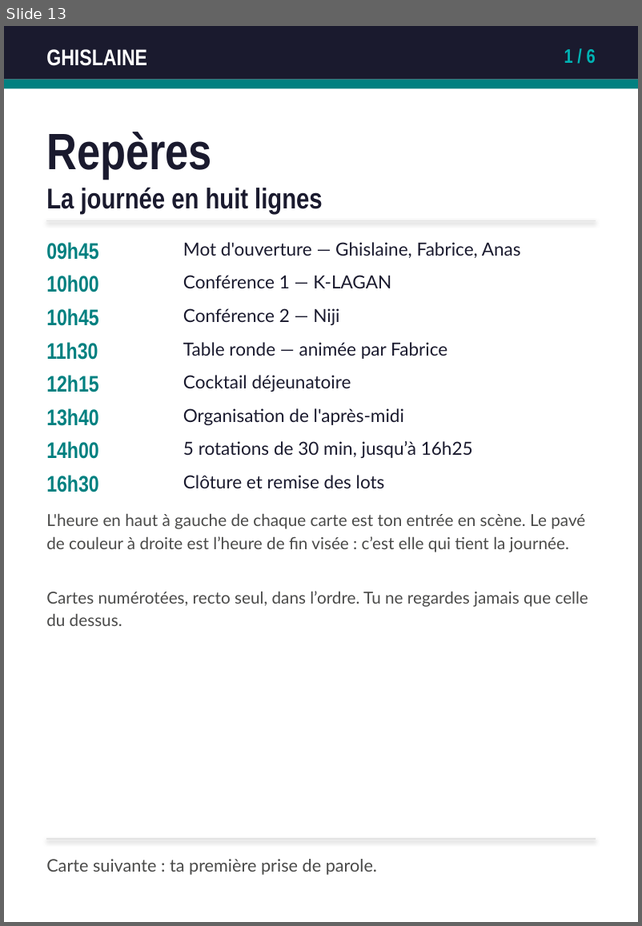
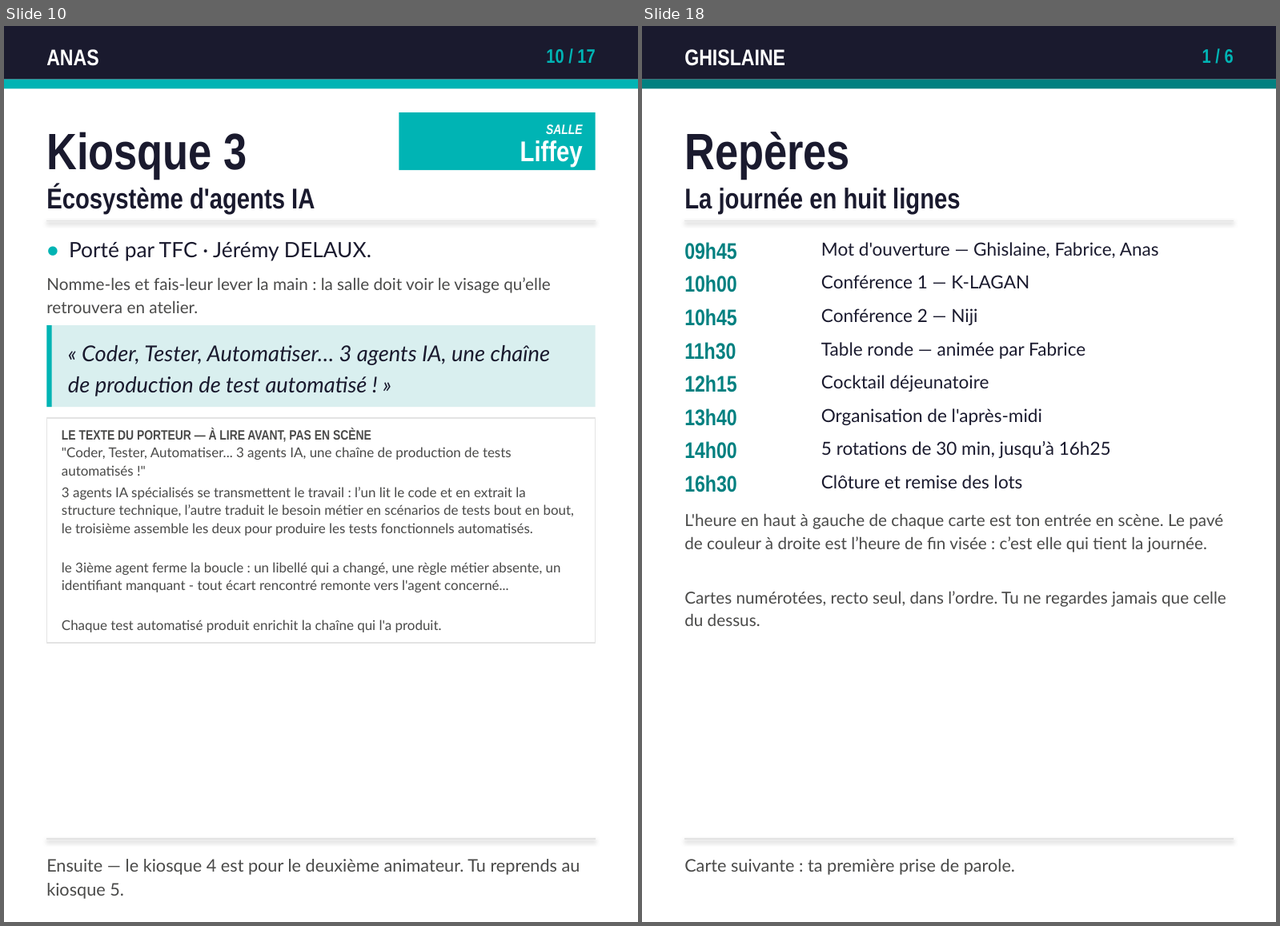
Before and after one commit to caa-jdelaux/info-hub, a slide deck: outils/fiches/fiches-animateurs.pptx. Shown side by side, each under a label of ours: slide 13 before the commit, slides 10 and 18 after it; the slides between them are not shown. The pictures are 642x926 and 1280x926 pixels, drawn with LibreOffice and Linux fonts; fonts in the diff are those of the drawing. Boxes give left, top, right and bottom in pixels: in the first picture for what was removed or moved away, otherwise in the second. Text is boxed around its words. In the diff, an @@ line names an element or a change of style, - is before the commit and + after.

```diff
--- a/outils/fiches/fiches-animateurs.pptx
+++ b/outils/fiches/fiches-animateurs.pptx
@@ slide 10 added at (4, 26, 638, 922), background #FFFFFF @@
@@ rectangle added at (4, 26, 638, 79), fill #1A1A2E @@
@@ text added at (46, 49, 98, 66), 15 pt, text #FFFFFF, bold @@
+ANAS
@@ text added at (546, 49, 594, 63), 13 pt, text #00B4B4, bold @@
+10 / 17
@@ rectangle added at (4, 79, 638, 89), fill #00B4B4 @@
@@ rectangle added at (398, 112, 594, 170), fill #00B4B4 @@
@@ text added at (46, 132, 246, 178), 34 pt, text #1A1A2E, bold @@
+Kiosque 3
@@ text added at (520, 140, 582, 167), 19 pt, text #FFFFFF, bold @@
+Liffey
@@ text added at (546, 124, 582, 134), 9 pt, text #FFFFFF, bold, italic @@
+SALLE
@@ text added at (46, 186, 314, 214), 19 pt, text #1A1A2E, bold @@
+Écosystème d'agents IA
@@ line added from (46, 221) to (594, 221), #E3E3E3 0.75 pt @@
@@ text added at (46, 233, 68, 262), 14 pt, text #00B4B4, bold @@
+•
@@ text added at (69, 242, 371, 261), 14 pt, text #1A1A2E @@
+Porté par TFC · Jérémy DELAUX.
@@ text added at (46, 277, 550, 313), 11 pt, text #4A4A49 @@
+Nomme-les et fais-leur lever la main : la salle doit voir le visage qu’elle retrouvera en atelier.
@@ rectangle added at (46, 325, 594, 406), fill #D9EFEF @@
@@ rectangle added at (46, 325, 52, 406), fill #00B4B4 @@
@@ text added at (68, 345, 550, 396), 14.5 pt, text #1A1A2E, italic @@
+« Coder, Tester, Automatiser… 3 agents IA, une chaîne de production de test automatisé ! »
@@ rectangle added at (46, 418, 594, 644), outline #E3E3E3 0.75 pt @@
@@ text added at (62, 428, 371, 442), 9 pt, text #4A4A49, bold @@
+LE TEXTE DU PORTEUR — À LIRE AVANT, PAS EN SCÈNE
@@ text added at (62, 447, 511, 476), 9 pt, text #4A4A49 @@
+"Coder, Tester, Automatiser... 3 agents IA, une chaîne de production de tests automatisés !"
@@ text added at (62, 487, 574, 536), 9 pt, text #4A4A49 @@
+3 agents IA spécialisés se transmettent le travail : l’un lit le code et en extrait la structure technique, l’autre traduit le besoin métier en scénarios de tests bout en bout, le troisième assemble les deux pour produire les tests fonctionnels automatisés.
@@ text added at (62, 562, 561, 592), 9 pt, text #4A4A49 @@
+le 3ième agent ferme la boucle : un libellé qui a changé, une règle métier absente, un identifiant manquant - tout écart rencontré remonte vers l'agent concerné...
@@ text added at (62, 620, 442, 632), 9 pt, text #4A4A49 @@
+Chaque test automatisé produit enrichit la chaîne qui l'a produit.
@@ line added from (46, 838) to (594, 838), #E3E3E3 0.75 pt @@
@@ text added at (46, 859, 580, 899), 11.5 pt, text #4A4A49 @@
+Ensuite — le kiosque 4 est pour le deuxième animateur. Tu reprends au kiosque 5.
@@ what was slide 13 is now slide 18 @@
```
Also in this commit, not shown: 17 slides changed, 9 other slides added, 6 other files.
